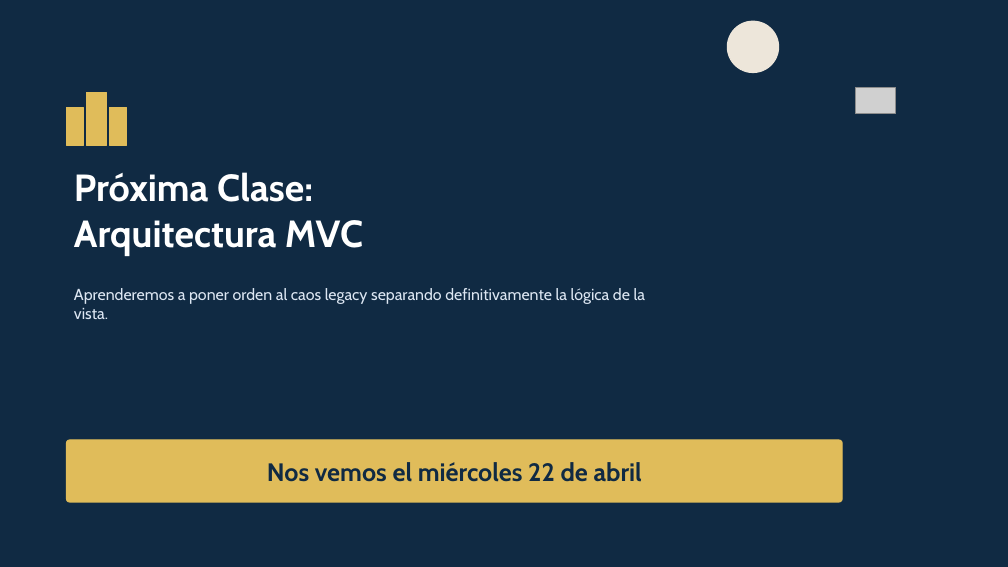
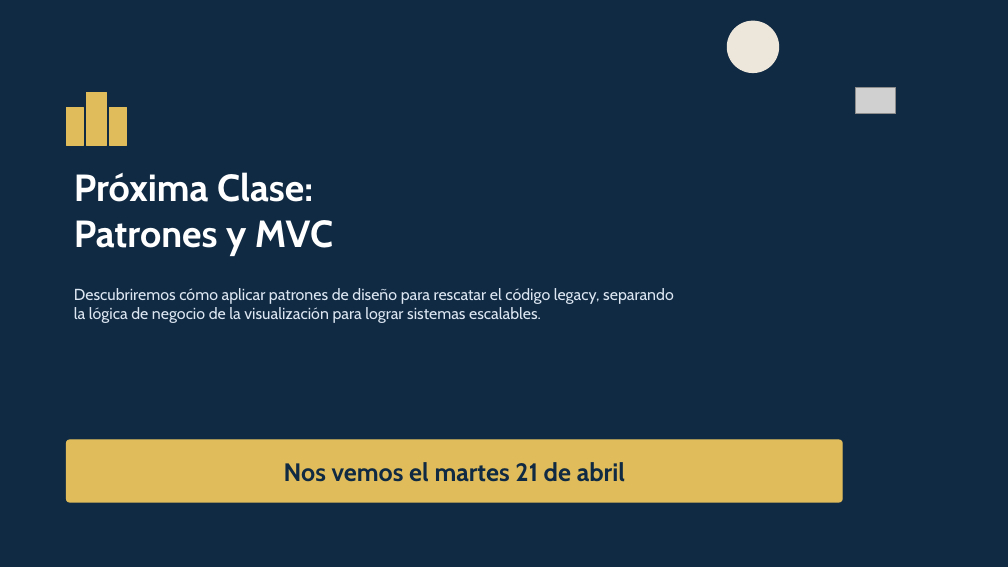
Before and after one commit to Dieg0Code/PRO301_Taller_de_Aplicaciones_para_Internet, a slide deck: slide 80 of clases/semana-06/01/ppt/Clase-16-Legacy-PHP.pptx (slide 61 before the commit). Drawn at 1008x567 pixels with LibreOffice and Linux fonts; fonts in the diff are those of the drawing; grey boxes stand for pictures. Boxes give left, top, right and bottom in pixels: in the first picture for what was removed or moved away, otherwise in the second. Text is boxed around its words. In the diff, an @@ line names an element or a change of style, - is before the commit and + after.

```diff
--- a/clases/semana-06/01/ppt/Clase-16-Legacy-PHP.pptx
+++ b/clases/semana-06/01/ppt/Clase-16-Legacy-PHP.pptx
@@ text at (x1=74, y1=220, x2=333, y2=256): text changed @@
-Arquitectura MVC
+Patrones y MVC
@@ text at (x1=74, y1=288, x2=674, y2=323): text changed @@
-Aprenderemos a poner orden al caos legacy separando definitivamente la lógica de la vista.
+Descubriremos cómo aplicar patrones de diseño para rescatar el código legacy, separando la lógica de negocio de la visualización para lograr sistemas escalables.
@@ text at (x1=284, y1=462, x2=625, y2=482): text changed @@
-Nos vemos el miércoles 22 de abril
+Nos vemos el martes 21 de abril
```
Also in this commit, not shown: 6 other slides changed, 20 slides added, 1 slide removed, 1 other file.
